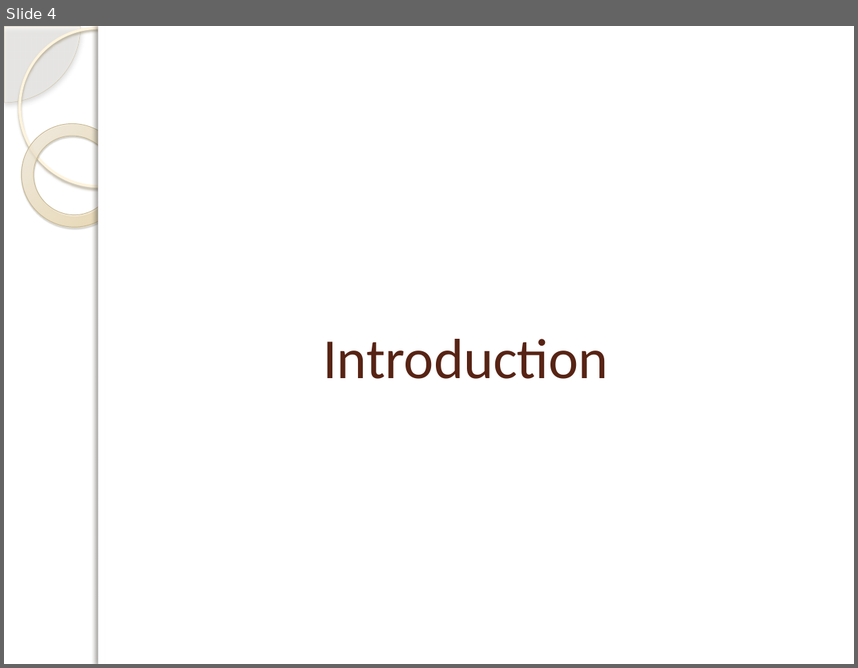
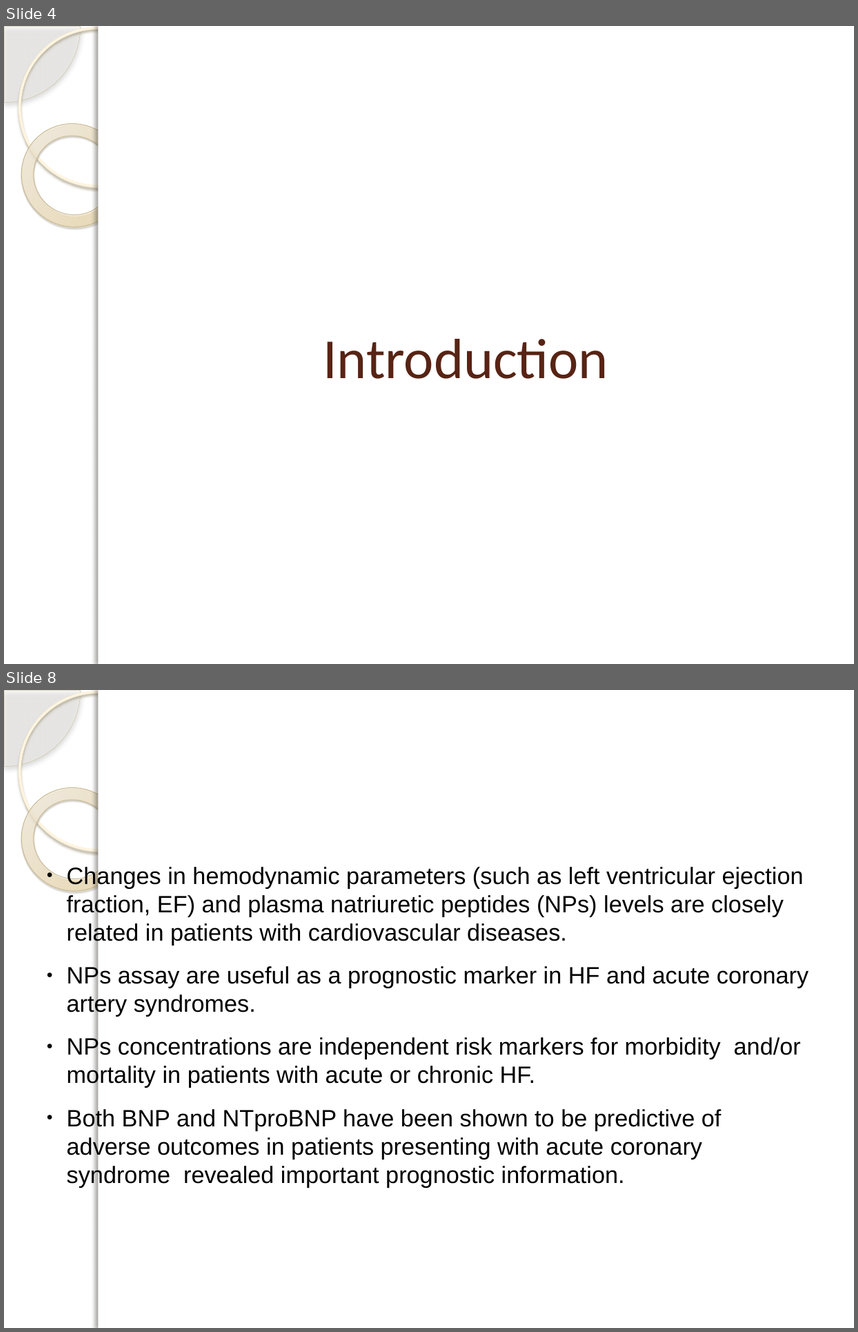
Before and after one commit to DrIbrahimAli/MDThesis, a slide deck: presentation/presentation.pptx. Shown one above the other, each under a label of ours: slide 4 before the commit, slides 4 and 8 after it; the slides between them are not shown. The pictures are 858x668 and 858x1332 pixels, drawn with LibreOffice and Linux fonts; fonts in the diff are those of the drawing; background and template pictures are left out. Boxes give left, top, right and bottom in pixels: in the first picture for what was removed or moved away, otherwise in the second. Text is boxed around its words. In the diff, an @@ line names an element or a change of style, - is before the commit and + after.

```diff
--- a/presentation/presentation.pptx
+++ b/presentation/presentation.pptx
@@ slide 8 added at [4,690,854,1328], background picture (left out); not listed: 5 template elements that a slide beside it also shows @@
@@ text added at [67,865,809,1187], 20 pt, text #000000 @@
+● Changes in hemodynamic parameters (such as left ventricular ejection fraction, EF) and plasma natriuretic peptides (NPs) levels are closely related in patients with cardiovascular diseases.
+● NPs assay are useful as a prognostic marker in HF and acute coronary artery syndromes.
+● NPs concentrations are independent risk markers for morbidity and/or mortality in patients with acute or chronic HF.
+● Both BNP and NTproBNP have been shown to be predictive of adverse outcomes in patients presenting with acute coronary syndrome revealed important prognostic information.
```
Also in this commit, not shown: 26 other slides changed, 5 other slides added, 2 slides removed.
